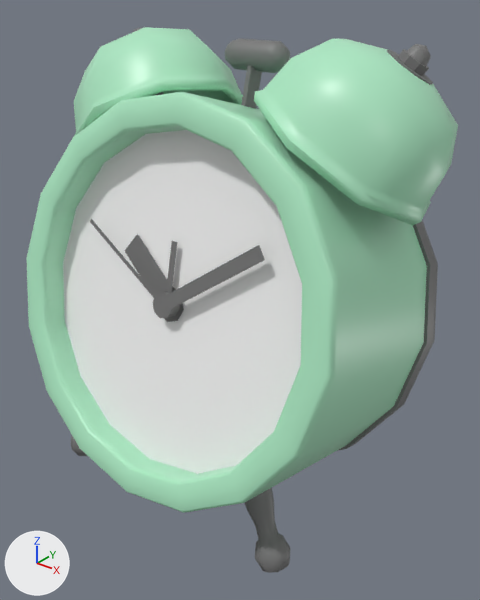
A saved change to the FBX model Assets/Art/3D Models/World/Room/Env_Clock.fbx.
Rendered twice from a 50 mm lens placed at (-5.025, -0.43, 1.454), pointed at (-5.351, -0.023, 1.201). Lighting does not change. The marker at lower left points along +X, +Y and +Z. Where no turn or scale is listed for an object, it has been applied to the vertices.

Script lines for the objects in view, before the commit:
```python
me_mesh = bpy.data.meshes.new('Mesh')
me_mesh.from_pydata(...)  # 753 vertices, 676 faces; spans x -0.174..0.174, y -0.127..0.127, z -0.199..0.199
# faces by material slot: [411, 264, 1]
me_mesh.materials.append(mat_lambert15)  # grey #757575
me_mesh.materials.append(mat_mint)  # green #afecc6
me_mesh.materials.append(mat_bed)  # white #f7f7f7
ob_clock = bpy.data.objects.new('clock', me_mesh)
ob_clock.location = (-5.3684, -0.0271, 1.2178)
```
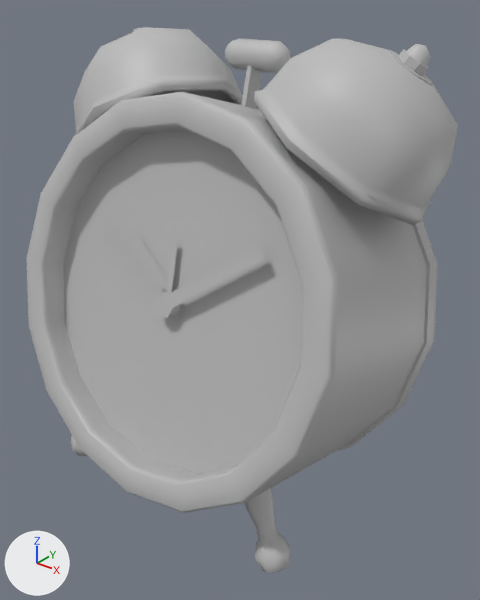
The change, as a list of edits to the scene's bpy script:
```text
Add mat_outsideenvironment:
    mat_outsideenvironment = principled_material('OutsideEnvironment')
    mat_outsideenvironment.base_color = (0.5, 0.5, 0.5)  # grey #bcbcbc
Change me_mesh:
    used by ob_clock; location = (-5.3684, -0.0271, 1.2178)
    remove me_mesh.from_pydata(...)  # 753 vertices, 676 faces; spans x -0.174..0.174, y -0.127..0.127, z -0.199..0.199
    remove me_mesh.materials.append(mat_bed)  # white #f7f7f7
    add me_mesh.from_pydata(...)  # 752 vertices, 689 faces; spans x -0.174..0.174, y -0.127..0.127, z -0.199..0.199
    me_mesh part 1
    8 vertices are removed from x -0.011..0.011, y -0.075..-0.07, z -0.008..0.013
    12 faces are deleted
    7 vertices are added at x -0.126..0.0, y -0.087..-0.037, z -0.095..0.094
    25 new faces join them
    me_mesh part 2: 401 faces spanning x -0.165..0.165, y -0.092..0.127, z -0.199..0.195 switch from mat_lambert15 (grey #757575) to mat_outsideenvironment (grey #bcbcbc)
    me_mesh part 3: 263 faces spanning x -0.174..0.174, y -0.127..0.11, z -0.191..0.199 switch from mat_mint (green #afecc6) to mat_outsideenvironment (grey #bcbcbc)
```

Where the change shows, as pixel boxes (x1, y1, x2, y2) in the pictures (480 x 600 px):
part 1 of me_mesh, built on
    both: (50, 130, 302, 474)
part 2 of me_mesh, recoloured
    both: (71, 27, 438, 573)
part 3 of me_mesh, recoloured (green to grey)
    both: (26, 27, 458, 513)
